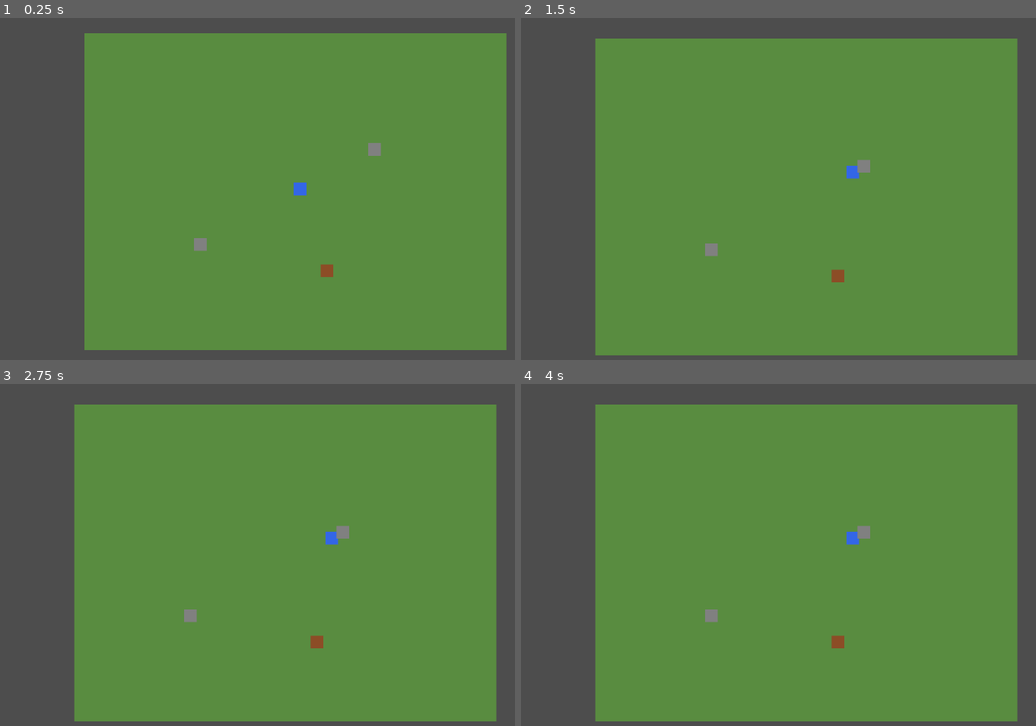
Above: before the commit, frames 1-4 (two rows, left to right).
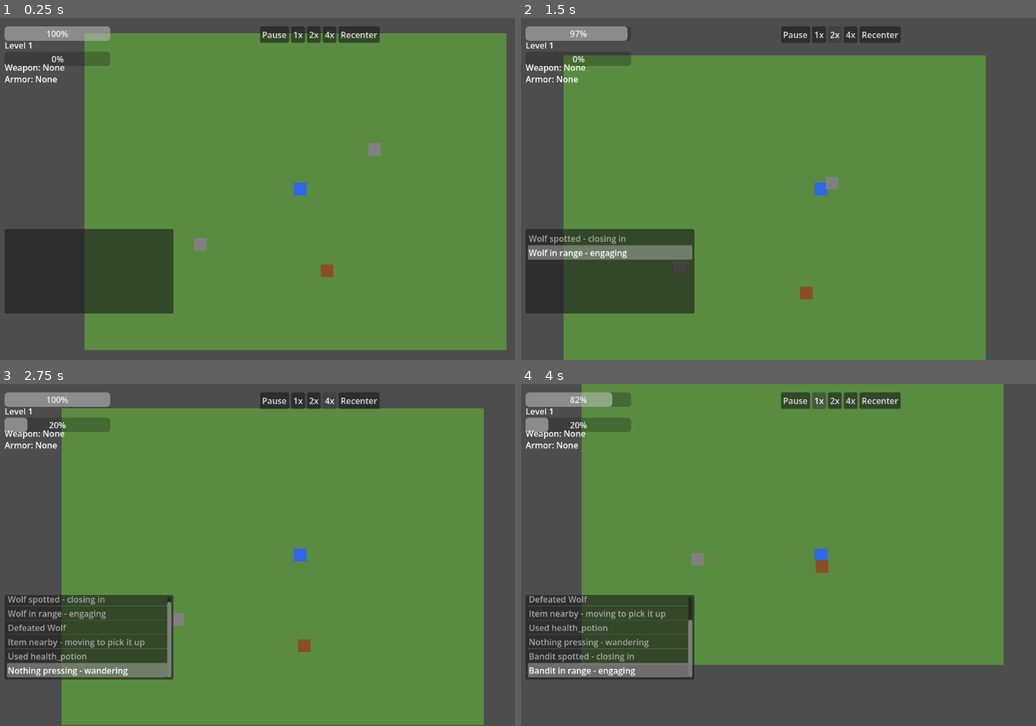
Above: after the commit, the same moments.

Repository: HexaLoid/ai-world-spectator
Game: Godot game, scene res://scenes/Main.tscn
Same seed, same stepped clock (60 frames per second), same inputs: the game is played once before the commit and once after it.
Inputs (mouse positions are in pixels of both pictures, inside the frame that each line leads up to):
- Up to frame 1 (0.25 s): no input
- Up to frame 2 (1.5 s): click (819, 35) at 0.5 s, where only the run after the commit has a clickable "1x"; click (835, 35) at 1.25 s, where only the run after the commit has a clickable "2x"
- Up to frame 3 (2.75 s): click (329, 401) at 2 s, where only the run after the commit has a clickable "4x"
- Up to frame 4 (4 s): click (881, 401) at 2.75 s, where only the run after the commit has a clickable "Recenter"; click (819, 401) at 3.5 s, where only the run after the commit has a clickable "1x"

The runs differ from the first frame. In frame 1, 11% of the frame differs, in the area x 0-74%, y 2-87%; in frame 2, 25%; in frame 3, 16%; in frame 4, 31%, in the area x 0-97%, y 0-99%.

Commit message:
Wire spectator UI into the main scene
Co-Authored-By: Claude Sonnet 5 <noreply@anthropic.com>

Diff:
--- a/scenes/Main.tscn
+++ b/scenes/Main.tscn
@@ -1,8 +1,9 @@
-[gd_scene load_steps=4 format=3]
+[gd_scene load_steps=5 format=3]
 
 [ext_resource type="PackedScene" path="res://scenes/entities/Character.tscn" id="1_character"]
 [ext_resource type="PackedScene" path="res://scenes/world/ThornfieldMeadow.tscn" id="2_world"]
 [ext_resource type="Script" path="res://scripts/ui/camera_controller.gd" id="3_camera"]
+[ext_resource type="PackedScene" path="res://scenes/ui/SpectatorUI.tscn" id="4_ui"]
 
 [node name="Main" type="Node2D"]
 
@@ -13,3 +14,5 @@
 [node name="Camera2D" type="Camera2D" parent="."]
 script = ExtResource("3_camera")
 enabled = true
+
+[node name="UI" parent="." instance=ExtResource("4_ui")]
